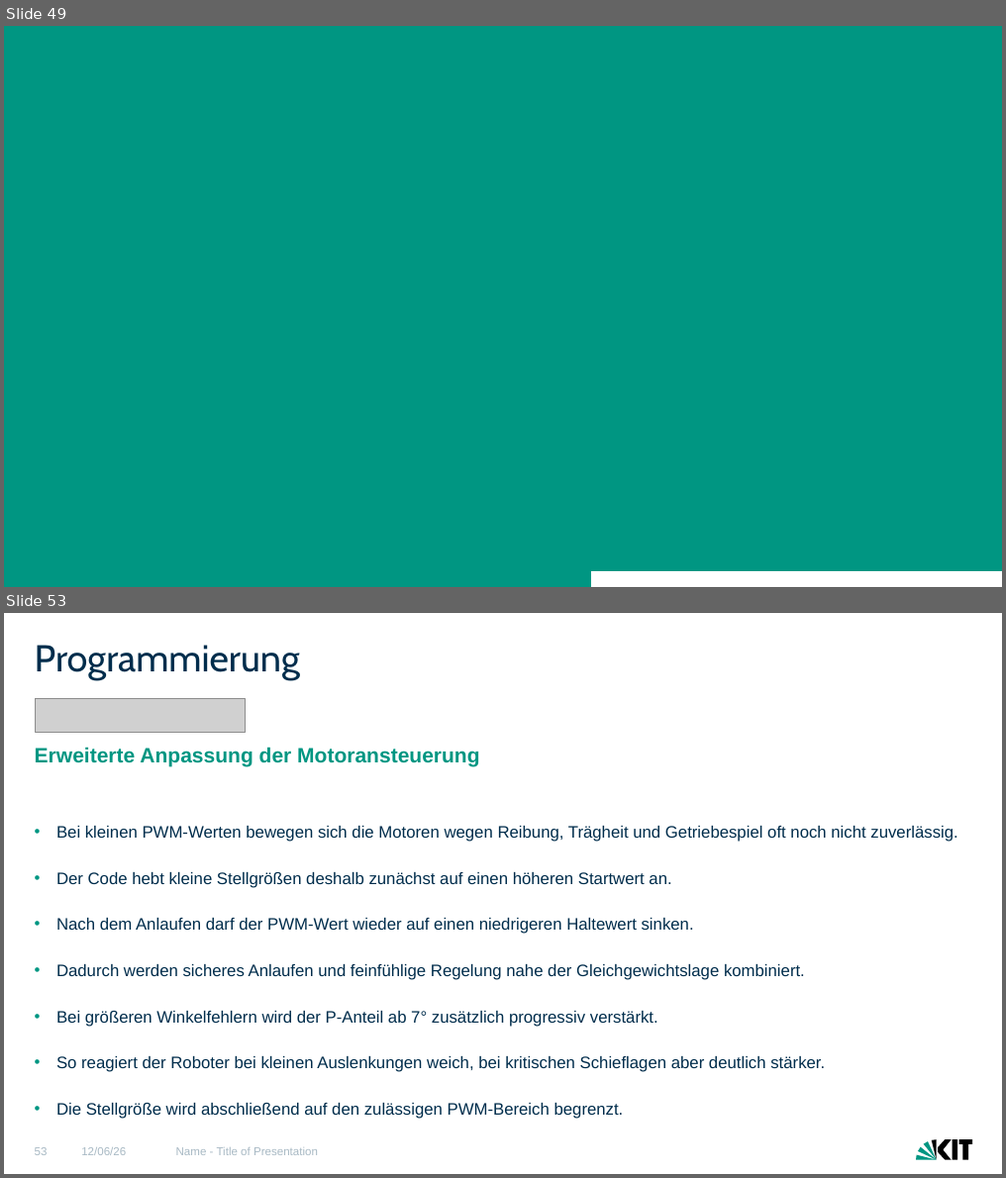
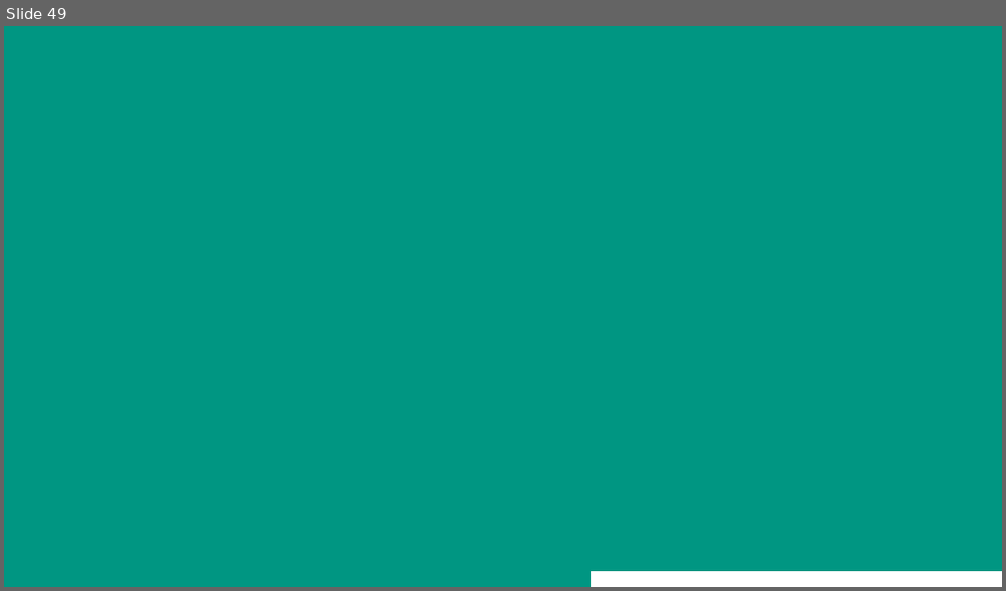
Before and after one commit to MCITBA/Lok_Prak_Rob, a slide deck: Finale_Präsentation_erw.pptx. Shown one above the other, each under a label of ours: slides 49 and 53 before the commit, slide 49 after it; the slides between them are not shown. The pictures are 1006x1178 and 1006x591 pixels, drawn with LibreOffice and Linux fonts; fonts in the diff are those of the drawing; grey boxes stand for pictures; background and template pictures are left out. Boxes give left, top, right and bottom in pixels: in the first picture for what was removed or moved away, otherwise in the second. Text is boxed around its words. In the diff, an @@ line names an element or a change of style, - is before the commit and + after.

```diff
--- a/Finale_Präsentation_erw.pptx
+++ b/Finale_Präsentation_erw.pptx
@@ slide 53 removed at [4,613,1002,1174], background #FFFFFF @@
@@ title removed at [35,645,300,680] @@
-Programmierung
@@ picture removed at [35,699,245,733] @@
@@ text removed at [35,747,957,1119] @@
-          Erweiterte Anpassung der Motoransteuerung
-  • Bei kleinen PWM-Werten bewegen sich die Motoren wegen Reibung, Trägheit und Getriebespiel oft noch nicht zuverlässig.
-  • Der Code hebt kleine Stellgrößen deshalb zunächst auf einen höheren Startwert an.
-  • Nach dem Anlaufen darf der PWM-Wert wieder auf einen niedrigeren Haltewert sinken.
-  • Dadurch werden sicheres Anlaufen und feinfühlige Regelung nahe der Gleichgewichtslage kombiniert.
-  • Bei größeren Winkelfehlern wird der P-Anteil ab 7° zusätzlich progressiv verstärkt.
-  • So reagiert der Roboter bei kleinen Auslenkungen weich, bei kritischen Schieflagen aber deutlich stärker.
-  • Die Stellgröße wird abschließend auf den zulässigen PWM-Bereich begrenzt.
@@ freeform shape removed at [916,1143,936,1161] @@
@@ freeform shape removed at [932,1140,973,1160] @@
@@ page number removed at [35,1148,48,1156] @@
-53
@@ text removed at [81,1148,126,1156] @@
-12/06/26
@@ text removed at [176,1148,318,1156] @@
-Name - Title of Presentation
```
Also in this commit, not shown: 52 slides changed, 4 slides added, 1 other slide removed.
